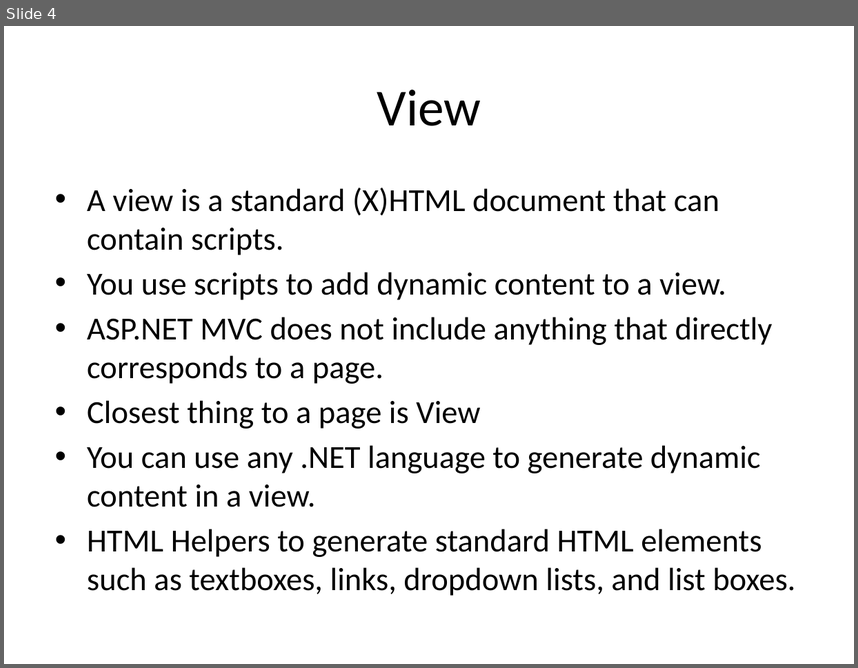
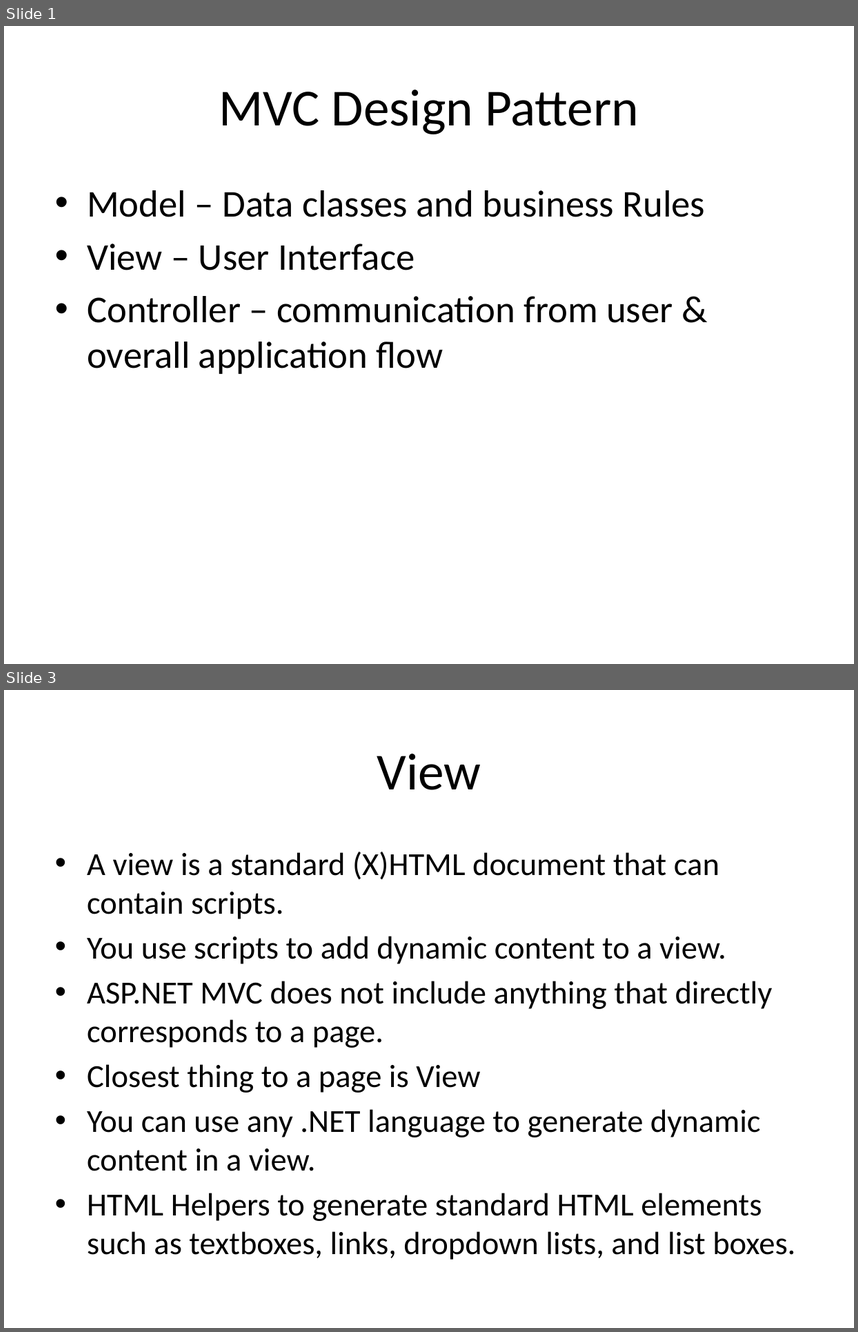
Before and after one commit to vikasl/Demo, a slide deck: MVC.pptx. Shown one above the other, each under a label of ours: slide 4 before the commit, slides 1 and 3 after it; the slides between them are not shown. The pictures are 858x668 and 858x1332 pixels, drawn with LibreOffice and Linux fonts; fonts in the diff are those of the drawing. Boxes give left, top, right and bottom in pixels: in the first picture for what was removed or moved away, otherwise in the second. Text is boxed around its words. In the diff, an @@ line names an element or a change of style, - is before the commit and + after.

```diff
--- a/MVC.pptx
+++ b/MVC.pptx
@@ slide 1 added at (4, 26, 854, 664), background #FFFFFF @@
@@ title added at (219, 89, 639, 134), 44 pt, text #000000 @@
+MVC Design Pattern
@@ text added at (87, 190, 706, 374), 32 pt, text #000000 @@
+• Model – Data classes and business Rules
+• View – User Interface
+• Controller – communication from user & overall application flow
@@ what was slide 4 is now slide 3 @@
```
Also in this commit, not shown: 3 other slides added, 1 slide removed, 34 other files.
